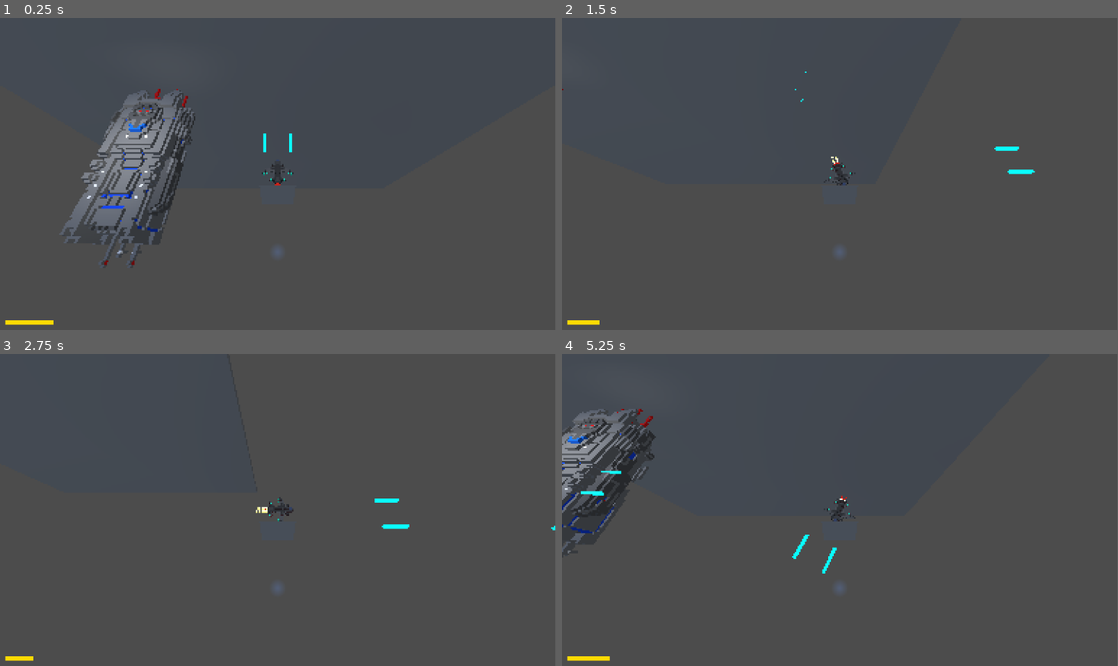
Above: before the commit, frames 1-4 (two rows, left to right).
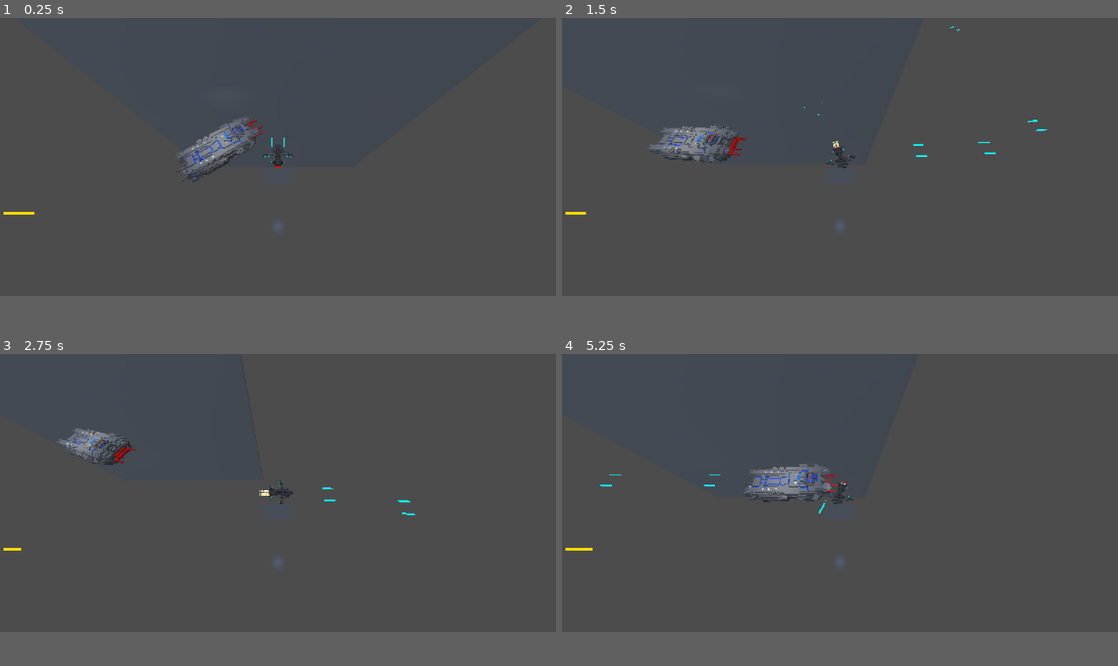
Above: after the commit, the same moments.

Repository: EvergreenSpock/Space-Survivors
Game: Godot game, scene res://Scenes/main_scene.tscn
Two runs of this game, one before a commit and one after it. Both use one fixed random seed, a clock stepped at 60 frames per second and the inputs below. A sky picture missing from this copy of the repository is replaced by a grey-blue gradient.
Inputs (mouse positions are in pixels of both pictures, inside the frame that each line leads up to):
- Up to frame 1 (0.25 s): no input
- Up to frame 2 (1.5 s): move the mouse to (962, 158) at 0.52 s; hold Right (move_right) 0.53-1.28 s; hold Shift (boost) 0.53-1.28 s; move the mouse to (728, 189) at 1.27 s; hold S (move_back) from 1.28 s (still down); click (728, 189) at 1.35 s
- Up to frame 3 (2.75 s): move the mouse to (333, 441) at 2.02 s; release S (move_back) at 2.03 s; hold Right (move_right) from 2.03 s (still down); hold Shift (boost) from 2.03 s (still down)
- Up to frame 4 (5.25 s): move the mouse to (812, 572) at 2.77 s; release Right (move_right) at 2.78 s; release Shift (boost) at 2.78 s; hold W (move_forward) 2.78-3.53 s; click (812, 572) at 2.85 s; move the mouse to (1006, 556) at 3.52 s; hold Shift (boost) 3.53-4.28 s; hold Left (move_left) 3.53-5.03 s; move the mouse to (673, 463) at 4.27 s; click (673, 463) at 4.35 s; move the mouse to (867, 510) at 5.02 s; hold S (move_back) from 5.03 s (still down); hold Shift (boost) from 5.03 s (still down)
The window is 799x449 before the commit and 800x400 after it. Grey fills any space a smaller window leaves; there, only what the larger window draws over its background counts as a difference.

The runs differ from the first frame. In frame 1, 6.1% of the frame differs, in the area x 0-53%, y 22-99%; in frame 2, 1.6%; in frame 3, 1.3%; in frame 4, 4.3%.

Commit message:
Added AI following and pathing

Diff:
--- a/Scenes/Camera.tscn
+++ b/Scenes/Camera.tscn
@@ -37,10 +37,12 @@
 render_target_update_mode = 4
 
 [node name="PlayerCamera" type="Camera3D" parent="SubViewportContainer/SubViewport"]
-transform = Transform3D(1, 0, 0, 0, 0.642788, 0.766044, 0, -0.766044, 0.642788, 0, 8, 5)
+transform = Transform3D(1, 0, 0, 0, 0.642788, 0.766044, 0, -0.766044, 0.642788, 0, 10, 7)
 current = true
 fov = 90.0
 script = ExtResource("1_na4qu")
+distance = -10.0
+height = 20.0
 
 [node name="PostProcessing" type="MeshInstance3D" parent="SubViewportContainer/SubViewport/PlayerCamera"]
 transform = Transform3D(-1, -3.55271e-15, -8.74228e-08, -6.69697e-08, 0.642788, 0.766044, 5.61943e-08, 0.766044, -0.642788, -4.37114e-07, -1.31208, -9.34229)
--- /dev/null
+++ b/Scenes/enemy.gd
@@ -0,0 +1,21 @@
+extends "res://Scripts/ship.gd"
+
+@export var detection_radius := 25.0
+@export var fire_cooldown := 1.5
+@export var bullet_scene: PackedScene
+@export var speed := 5
+
+@onready var player = get_node("../Player")
+var can_fire := true
+
+
+func ai_get_direction():
+	return player.position - self.position
+func ai_move():
+	var direction = ai_get_direction()
+	velocity = direction.normalized() * speed
+	move_and_slide()
+func _process(_delta):
+	ai_move()
+	var target_basis = Basis().looking_at(ai_get_direction().normalized(), Vector3.UP)
+	global_transform.basis = global_transform.basis.slerp(target_basis, 3 * get_process_delta_time())
--- a/Scenes/enemy.tscn
+++ b/Scenes/enemy.tscn
@@ -1,5 +1,6 @@
-[gd_scene load_steps=4 format=3 uid="uid://cgp6fcnhlaaqu"]
+[gd_scene load_steps=5 format=3 uid="uid://cgp6fcnhlaaqu"]
 
+[ext_resource type="Script" uid="uid://dmbuov0xhbfo1" path="res://Scenes/enemy.gd" id="1_afpow"]
 [ext_resource type="ArrayMesh" uid="uid://b873xg7k0ya6j" path="res://Package/Enemy_Warship/WarShip.obj" id="1_hghv2"]
 [ext_resource type="Script" uid="uid://v4kqg6pdjofy" path="res://Scripts/spot_light.gd" id="2_1f0kj"]
 
@@ -9,6 +10,7 @@
 height = 8.0
 
 [node name="Enemy" type="CharacterBody3D"]
+script = ExtResource("1_afpow")
 
 [node name="CollisionShape3D" type="CollisionShape3D" parent="."]
 transform = Transform3D(2.86603e-15, -6.55671e-08, -1.5, -1.5, -6.55671e-08, 0, -6.55671e-08, 1.5, -6.55671e-08, 0, 0, 0)
--- a/Scenes/main_scene.tscn
+++ b/Scenes/main_scene.tscn
@@ -41,7 +41,6 @@
 environment = SubResource("Environment_iacmt")
 
 [node name="StaticBody3D" type="StaticBody3D" parent="."]
-visible = false
 
 [node name="CollisionShape3D" type="CollisionShape3D" parent="StaticBody3D"]
 transform = Transform3D(1, 0, 0, 0, 1, 0, 0, 0, 1, 0, -2, 0)
@@ -49,6 +48,7 @@
 
 [node name="MeshInstance3D" type="MeshInstance3D" parent="StaticBody3D"]
 transform = Transform3D(1, 0, 0, 0, 1, 0, 0, 0, 1, 0, -2, 0)
+visible = false
 mesh = SubResource("BoxMesh_6l7je")
 skeleton = NodePath("../CollisionShape3D")
 
--- a/Scenes/player.tscn
+++ b/Scenes/player.tscn
@@ -37,35 +37,35 @@
 [node name="Pivot" type="Node3D" parent="."]
 
 [node name="MicroRecon" type="MeshInstance3D" parent="Pivot"]
-transform = Transform3D(1, 0, 0, 0, -1, 8.74228e-08, 0, -8.74228e-08, -1, 0, 0, 0)
+transform = Transform3D(2, 0, 0, 0, -2, 3.01992e-07, 0, -3.01992e-07, -2, 0, 0, 0)
 cast_shadow = 0
 mesh = ExtResource("1_v0iea")
 skin = SubResource("Skin_vgqql")
 surface_material_override/0 = SubResource("StandardMaterial3D_x3wgy")
 
 [node name="LeftWingLight" type="OmniLight3D" parent="Pivot/MicroRecon"]
-transform = Transform3D(1, 0, 0, 0, 1, 0, 0, 0, 1, 1.2016, 0.266279, 0.200357)
+transform = Transform3D(1, 0, 0, 0, 1, 0, 0, 0, 1, 1.202, 0.2, 0.2)
 light_color = Color(0.721569, 0.0745098, 0, 1)
 light_energy = 0.2
 shadow_enabled = true
 distance_fade_enabled = true
 
 [node name="RightWingLight" type="OmniLight3D" parent="Pivot/MicroRecon"]
-transform = Transform3D(1, 0, 0, 0, 1, 0, 0, 0, 1, -1.2, 0.266, 0.2)
+transform = Transform3D(1, 0, 0, 0, 1, 0, 0, 0, 1, -1.2, 0.20021, 0.2)
 light_color = Color(0.720912, 0.0753834, 9.62615e-08, 1)
 light_energy = 0.2
 shadow_enabled = true
 distance_fade_enabled = true
 
 [node name="SpotLight3D" type="SpotLight3D" parent="Pivot/MicroRecon"]
-transform = Transform3D(-1, -1.15669e-07, 9.70583e-08, 0, 0.642788, 0.766044, -1.50996e-07, 0.766044, -0.642788, 0, 8, -5)
+transform = Transform3D(-1, 8.74228e-08, 0, 3.82137e-15, 4.37114e-08, 1, 8.74228e-08, 1, -4.37114e-08, 0, 8, -0.668154)
 top_level = true
 light_energy = 6.0
 light_volumetric_fog_energy = 4.232
 distance_fade_begin = 950.22
 distance_fade_length = 1416.71
 spot_range = 9.5
-spot_angle = 20.0
+spot_angle = 28.6181
 script = ExtResource("3_6t5aa")
 
 [node name="RightEngineBoostTrail" type="GPUParticles3D" parent="Pivot/MicroRecon"]
--- a/project.godot
+++ b/project.godot
@@ -13,6 +13,11 @@
 config/name="Top Down Shooter"
 run/main_scene="uid://bt2urfpnm2ffx"
 config/features=PackedStringArray("4.4", "GL Compatibility")
+
+[display]
+
+window/size/viewport_width=1800
+window/size/viewport_height=900
 
 [input]
 
Not shown, added: Scenes/enemy.gd.uid
